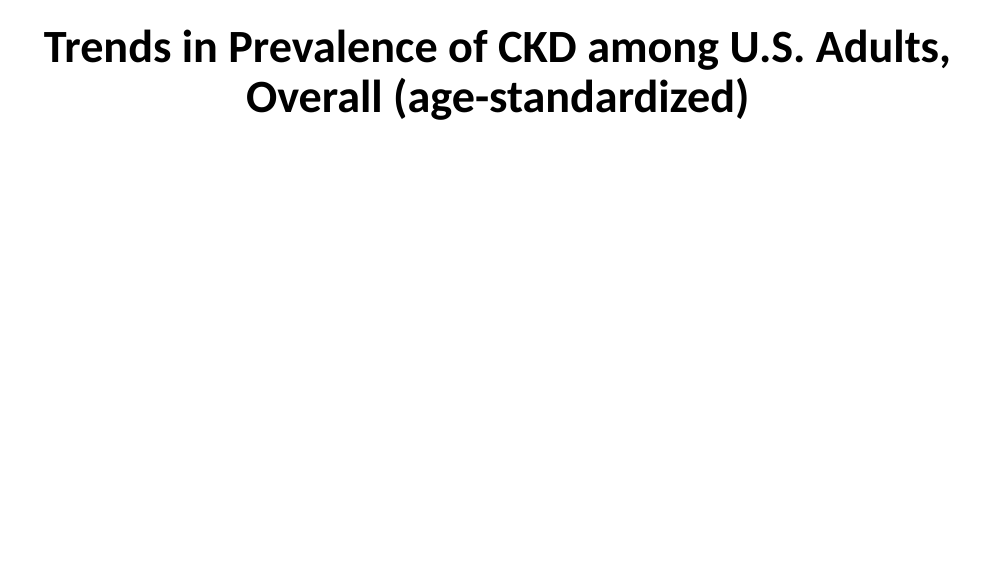
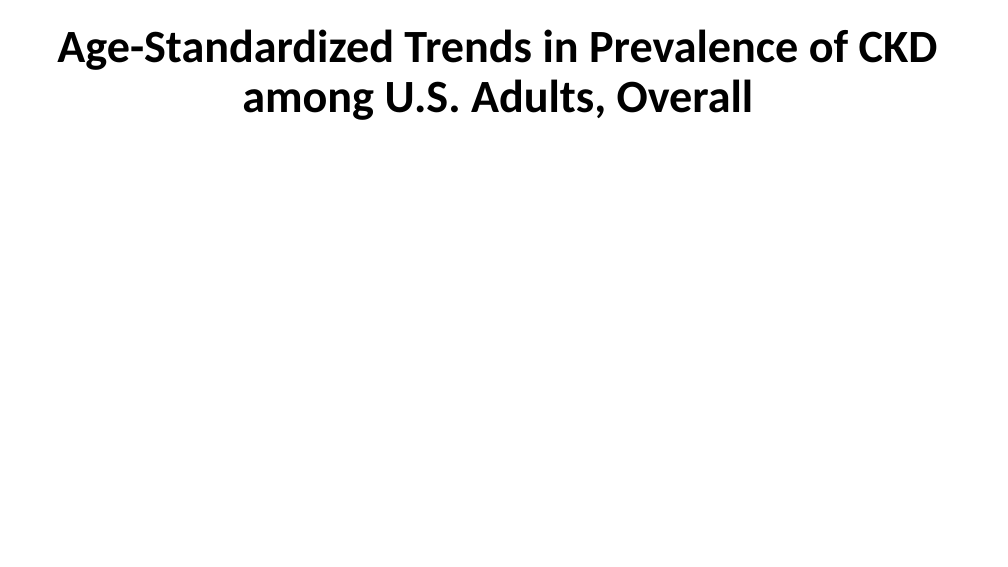
Before and after one commit to CDCgov/nccdphp-ddt-kdss, a slide deck: slide 3 of CKDSurveillance/PPT/Q9.pptx. Drawn at 1008x567 pixels with LibreOffice and Linux fonts; fonts in the diff are those of the drawing; background and template pictures are left out. Boxes give left, top, right and bottom in pixels: in the first picture for what was removed or moved away, otherwise in the second. Text is boxed around its words. In the diff, an @@ line names an element or a change of style, - is before the commit and + after.

```diff
--- a/CKDSurveillance/PPT/Q9.pptx
+++ b/CKDSurveillance/PPT/Q9.pptx
@@ title at box(57, 29, 938, 120): text changed @@
-Trends in Prevalence of CKD among U.S. Adults, Overall (age-standardized)
+Age-Standardized Trends in Prevalence of CKD among U.S. Adults, Overall
```
Also in this commit, not shown: 10 other slides changed, 6 other files.
